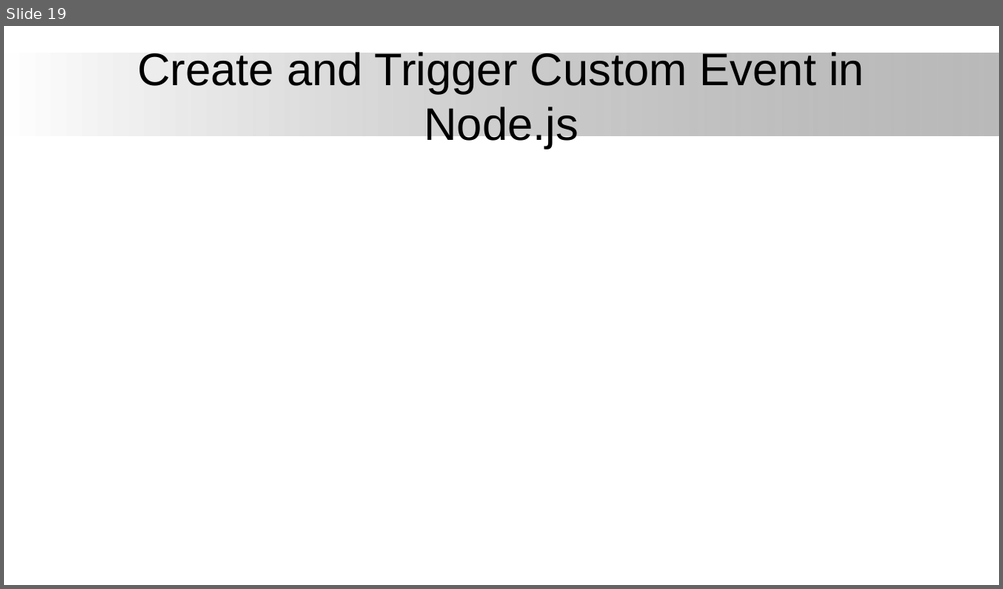
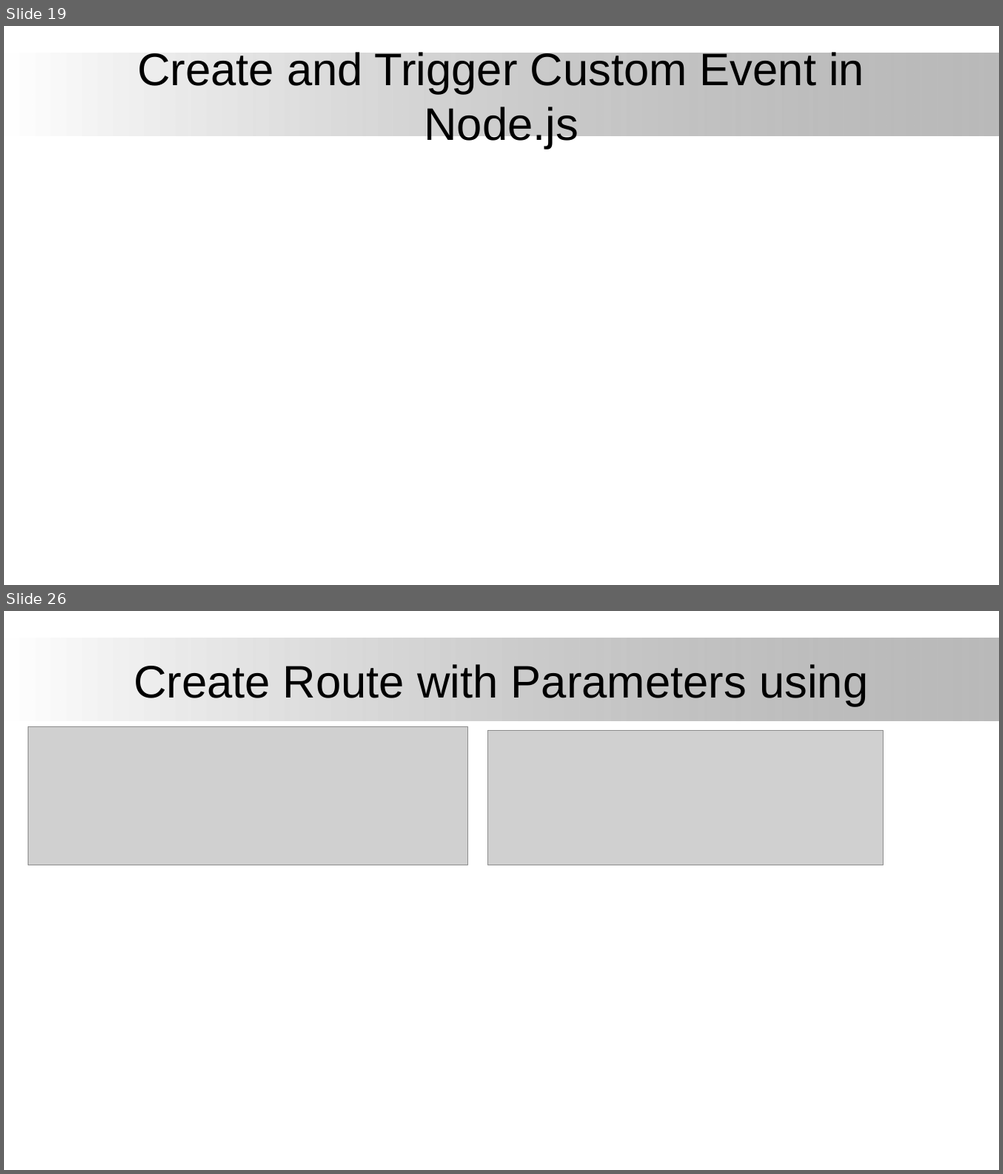
Before and after one commit to firstmentor/nodejs, a slide deck: Node Js.pptx. Shown one above the other, each under a label of ours: slide 19 before the commit, slides 19 and 26 after it; the slides between them are not shown. The pictures are 1003x589 and 1003x1174 pixels, drawn with LibreOffice and Linux fonts; fonts in the diff are those of the drawing; grey boxes stand for pictures; background and template pictures are left out. Boxes give left, top, right and bottom in pixels: in the first picture for what was removed or moved away, otherwise in the second. Text is boxed around its words. In the diff, an @@ line names an element or a change of style, - is before the commit and + after.

```diff
--- a/Node Js.pptx
+++ b/Node Js.pptx
@@ slide 26 added at <box>4,611,999,1170</box>, background #FFFFFF; not listed: 1 template element that a slide beside it also shows @@
@@ title added at <box>134,664,868,706</box>, 44 pt, text #000000 @@
+Create Route with Parameters using
@@ picture added at <box>28,726,467,866</box> @@
@@ picture added at <box>488,730,883,866</box> @@
```
Also in this commit, not shown: 1 slide changed, 6 other slides added, 18 other files.
